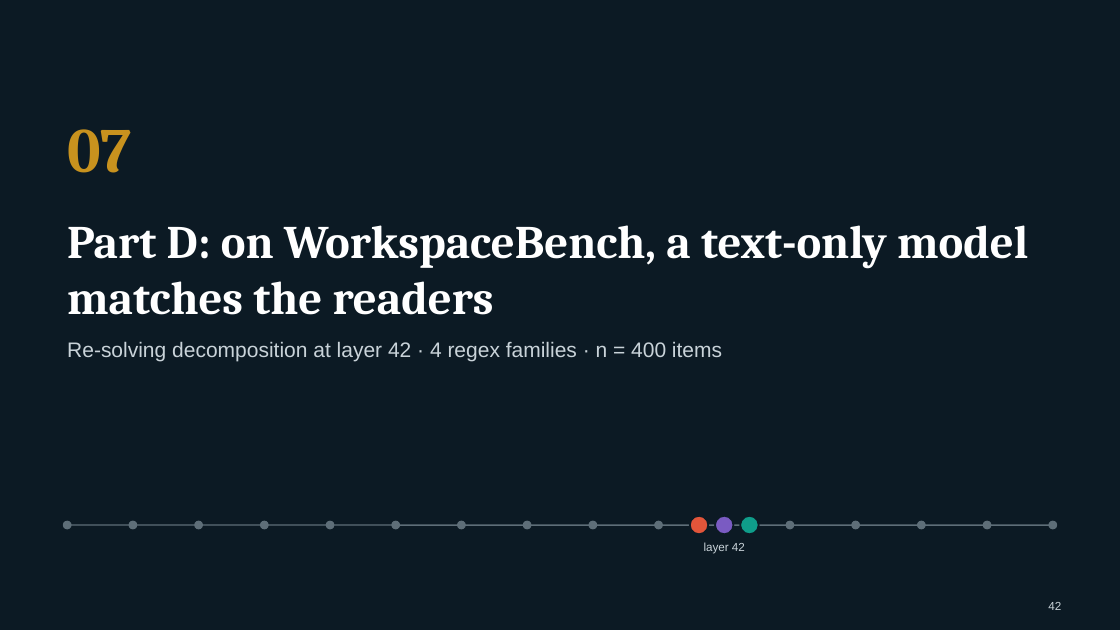
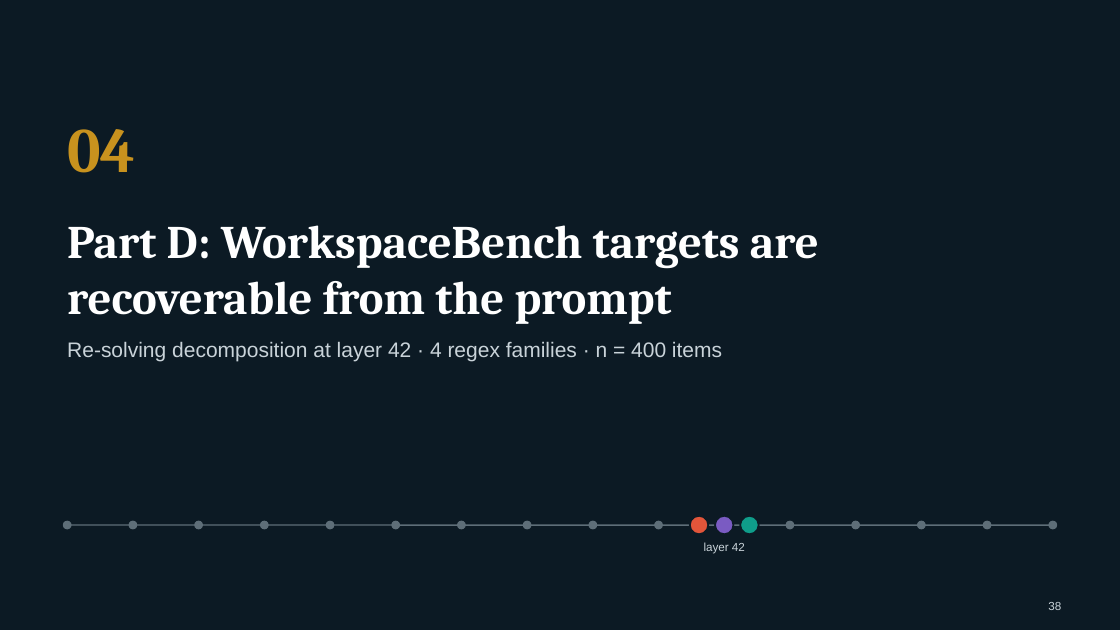
Before and after one commit to Jarus77/mats-nla-workspace, a slide deck: slide 38 of deck/mats_nla_workspace.pptx (slide 42 before the commit). Drawn at 1120x630 pixels with LibreOffice and Linux fonts; fonts in the diff are those of the drawing. Boxes give left, top, right and bottom in pixels: in the first picture for what was removed or moved away, otherwise in the second. Text is boxed around its words. In the diff, an @@ line names an element or a change of style, - is before the commit and + after.

Commit message:
feat: deck v2 (55 slides; Part D resolved)

```diff
--- a/deck/mats_nla_workspace.pptx
+++ b/deck/mats_nla_workspace.pptx
@@ text at [67,129,135,173]: text changed @@
-07
+04
@@ title at [67,225,819,324]: text changed @@
-Part D: on WorkspaceBench, a text-only model matches the readers
+Part D: WorkspaceBench targets are recoverable from the prompt
@@ page number at [1048,602,1061,610]: text changed @@
-42
+38
```
Also in this commit, not shown: 27 other slides changed, 1 slide added, 6 slides removed, 11 other files.
